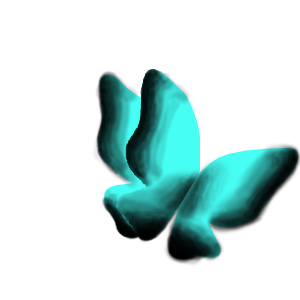
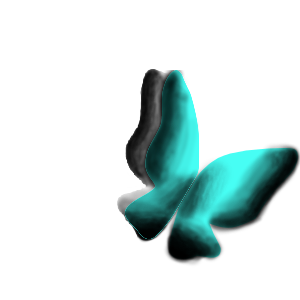
The second (300, 300) image is a revision of the first. Changes to its layers:
added layer "Left wing btwn shade" above "Left wing btwn color" over [124, 75, 198, 240]
added layer "Left wing btwn color" above "Left wing btwn 1" over [124, 70, 200, 240]
hid "Left wing shade" over [92, 70, 141, 240]
hid "Left wing", moved it above "Right wing shade" over [98, 74, 199, 238]
hid "Right wing" over [117, 69, 200, 241]
